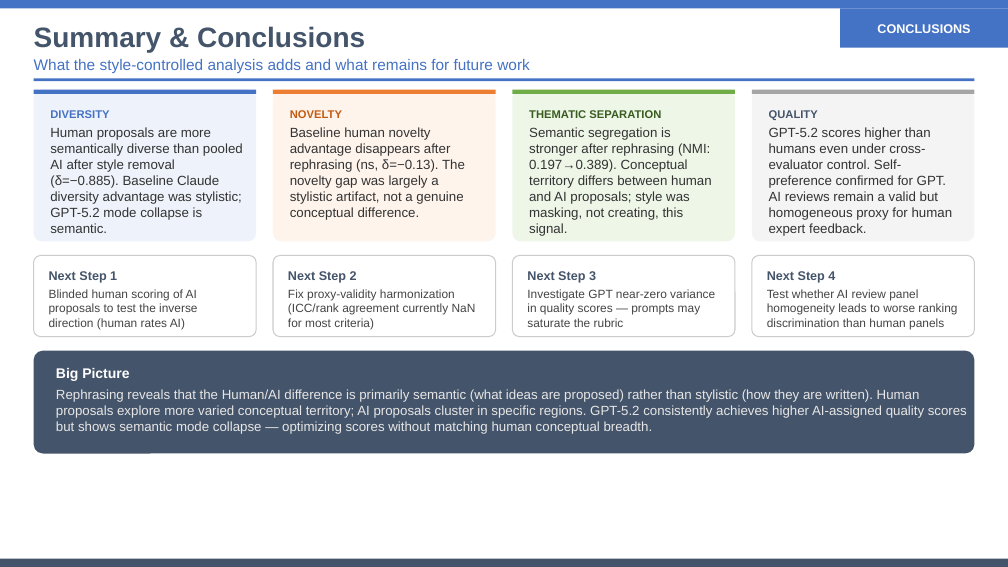
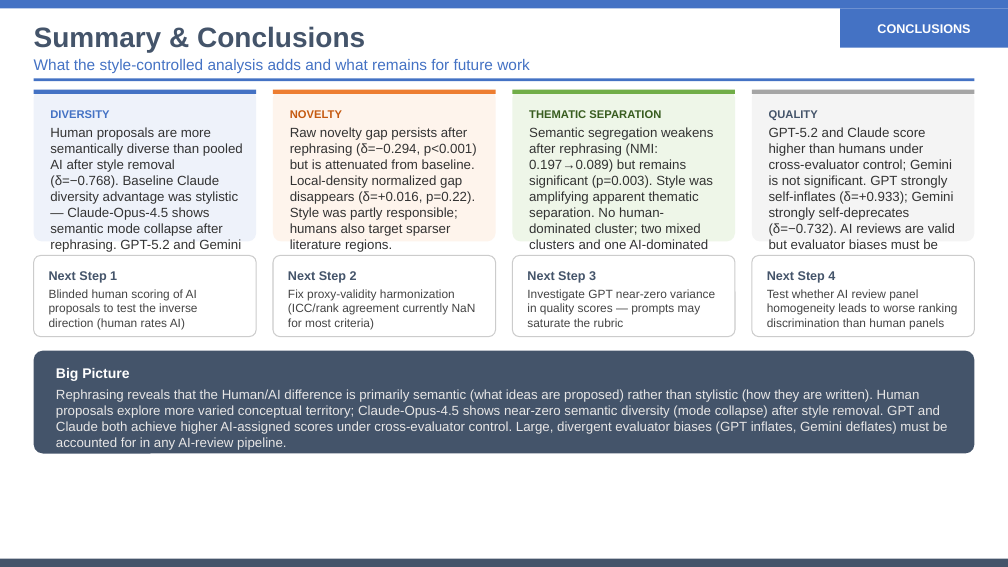
Before and after one commit to eveyhuang/human-AI-proposal, a slide deck: slide 23 of results/slides/style_controlled_comparison_presentation.pptx. Drawn at 1008x567 pixels with LibreOffice and Linux fonts; fonts in the diff are those of the drawing. Boxes give left, top, right and bottom in pixels: in the first picture for what was removed or moved away, otherwise in the second. Text is boxed around its words. In the diff, an @@ line names an element or a change of style, - is before the commit and + after.

Commit message:
slide update

```diff
--- a/results/slides/style_controlled_comparison_presentation.pptx
+++ b/results/slides/style_controlled_comparison_presentation.pptx
@@ text at (x1=50, y1=127, x2=243, y2=256): text changed @@
-Human proposals are more semantically diverse than pooled AI after style removal (δ=−0.885). Baseline Claude diversity advantage was stylistic; GPT-5.2 mode collapse is semantic.
+Human proposals are more semantically diverse than pooled AI after style removal (δ=−0.768). Baseline Claude diversity advantage was stylistic — Claude-Opus-4.5 shows semantic mode collapse after rephrasing. GPT-5.2 and Gemini are intermediate.
@@ text at (x1=290, y1=127, x2=477, y2=252): text changed @@
-Baseline human novelty advantage disappears after rephrasing (ns, δ=−0.13). The novelty gap was largely a stylistic artifact, not a genuine conceptual difference.
+Raw novelty gap persists after rephrasing (δ=−0.294, p<0.001) but is attenuated from baseline. Local-density normalized gap disappears (δ=+0.016, p=0.22). Style was partly responsible; humans also target sparser literature regions.
@@ text at (x1=529, y1=127, x2=713, y2=256): text changed @@
-Semantic segregation is stronger after rephrasing (NMI: 0.197→0.389). Conceptual territory differs between human and AI proposals; style was masking, not creating, this signal.
+Semantic segregation weakens after rephrasing (NMI: 0.197→0.089) but remains significant (p=0.003). Style was amplifying apparent thematic separation. No human-dominated cluster; two mixed clusters and one AI-dominated cluster.
@@ text at (x1=769, y1=127, x2=955, y2=256): text changed @@
-GPT-5.2 scores higher than humans even under cross-evaluator control. Self-preference confirmed for GPT. AI reviews remain a valid but homogeneous proxy for human expert feedback.
+GPT-5.2 and Claude score higher than humans under cross-evaluator control; Gemini is not significant. GPT strongly self-inflates (δ=+0.933); Gemini strongly self-deprecates (δ=−0.732). AI reviews are valid but evaluator biases must be controlled.
@@ text at (x1=56, y1=389, x2=948, y2=434): text changed @@
-Rephrasing reveals that the Human/AI difference is primarily semantic (what ideas are proposed) rather than stylistic (how they are written). Human proposals explore more varied conceptual territory; AI proposals cluster in specific regions. GPT-5.2 consistently achieves higher AI-assigned quality scores but shows semantic mode collapse — optimizing scores without matching human conceptual breadth.
+Rephrasing reveals that the Human/AI difference is primarily semantic (what ideas are proposed) rather than stylistic (how they are written). Human proposals explore more varied conceptual territory; Claude-Opus-4.5 shows near-zero semantic diversity (mode collapse) after style removal. GPT and Claude both achieve higher AI-assigned scores under cross-evaluator control. Large, divergent evaluator biases (GPT inflates, Gemini deflates) must be accounted for in any AI-review pipeline.
```
Also in this commit, not shown: 16 other slides changed, 2 other files.
